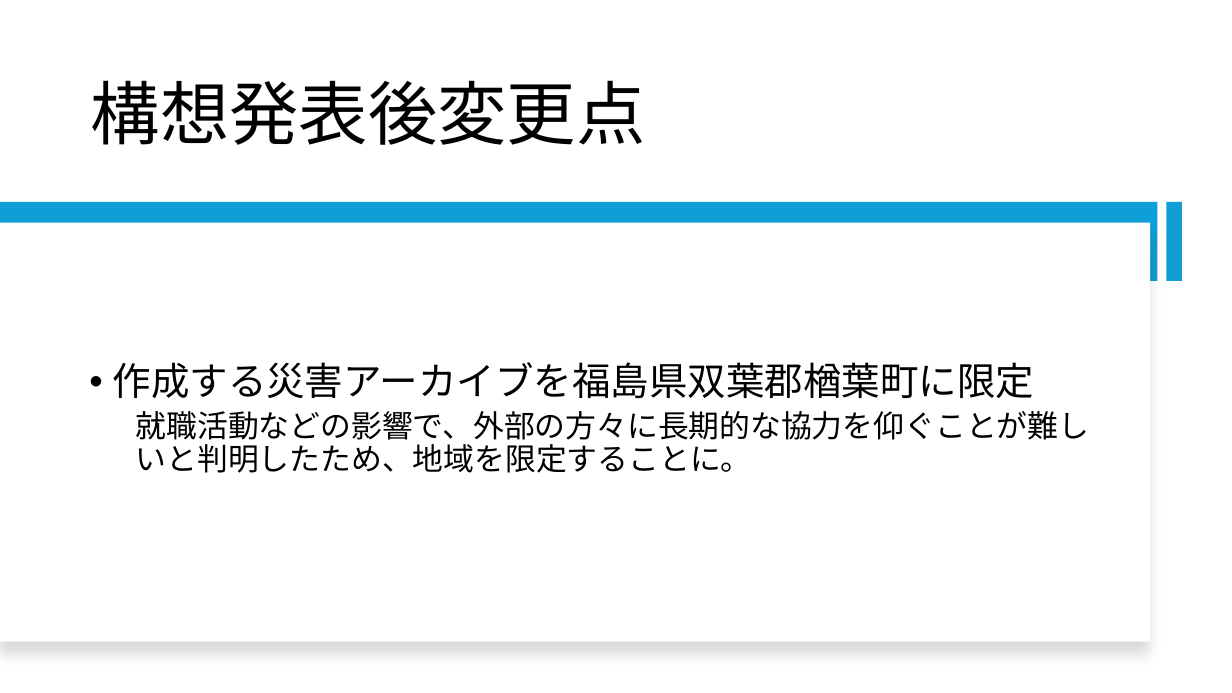
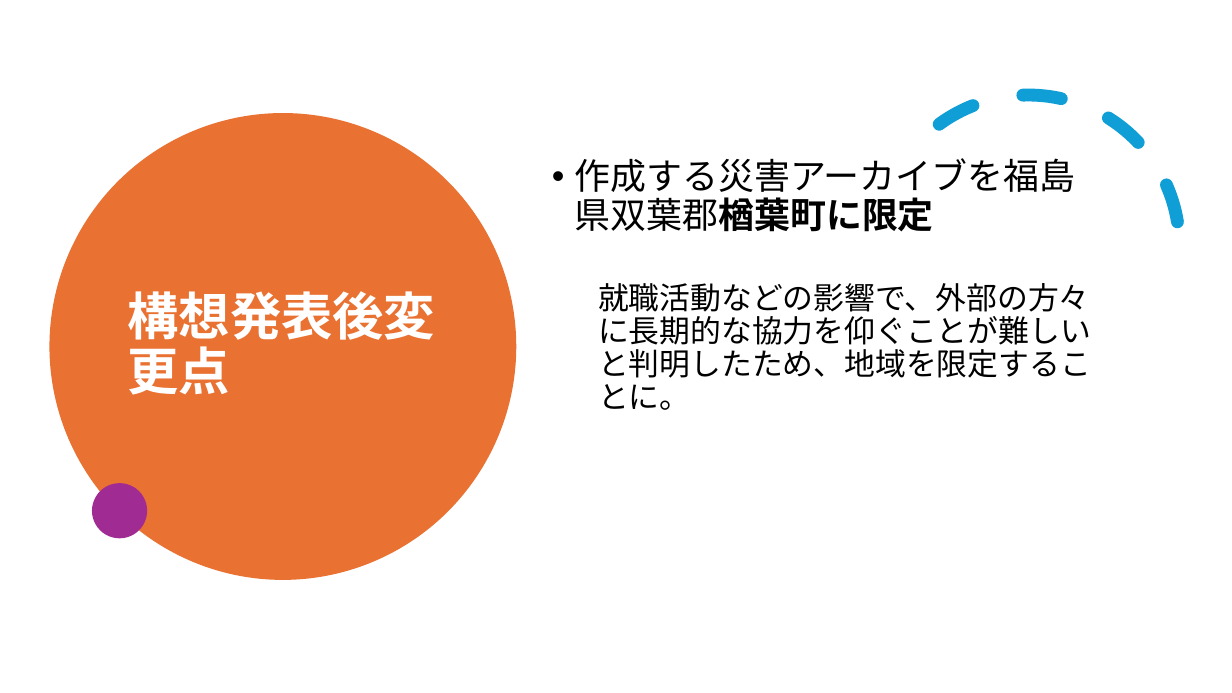
Before and after one commit to furuhashilab/ChisatoFuruuchi-2024-seminar-report, a slide deck: slide 9 of ゼミ論中間発表用.pptx. Drawn at 1232x693 pixels with LibreOffice and Linux fonts; fonts in the diff are those of the drawing. Boxes give left, top, right and bottom in pixels: in the first picture for what was removed or moved away, otherwise in the second. Text is boxed around its words. In the diff, an @@ line names an element or a change of style, - is before the commit and + after.

```diff
--- a/ゼミ論中間発表用.pptx
+++ b/ゼミ論中間発表用.pptx
@@ arc (boxed as its full ellipse) added at <box>823,40,1232,453</box>, outline #0F9ED5 10 pt dashed @@
@@ ellipse added at <box>49,113,516,579</box>, fill #E97132 @@
@@ title "構想発表後変更点": place and size @@
-title "構想発表後変更点" at <box>91,80,645,145</box>
+title "構想発表後変更点" at <box>128,291,436,395</box>
@@ title "構想発表後変更点" at <box>128,291,436,395</box>: size 54 to 40 pt, text colour #000000 to #FFFFFF, bold on; vertical alignment bottom to middle @@
@@ text "作成する災害アーカイブを福島県双葉郡楢葉町に限定": place and size @@
-text "作成する災害アーカイブを福島県双葉郡楢葉町に限定" at <box>113,362,1090,473</box>
+text "作成する災害アーカイブを福島県双葉郡楢葉町に限定" at <box>575,158,1091,410</box>
@@ text "作成する災害アーカイブを福島県双葉郡楢葉町に限定" at <box>575,158,1091,410</box>: vertical alignment middle to top @@
@@ text at <box>575,158,1075,232</box>: size 30 to 28 pt, bold on in "作成する災害アーカイブを福島県双葉郡楢葉町に限定" @@
@@ rectangle removed at <box>0,202,1158,281</box> @@
@@ rectangle removed at <box>1166,202,1182,281</box> @@
@@ rectangle removed at <box>0,223,1151,642</box> @@
@@ ellipse added at <box>92,483,148,539</box>, fill #A02B93 @@
```
Also in this commit, not shown: 11 other slides changed.
